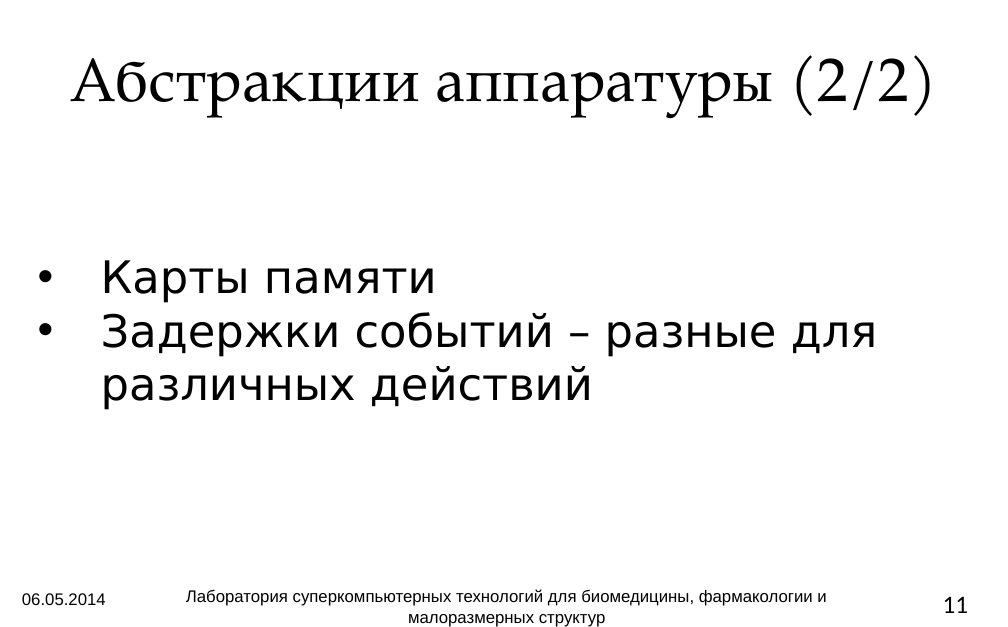
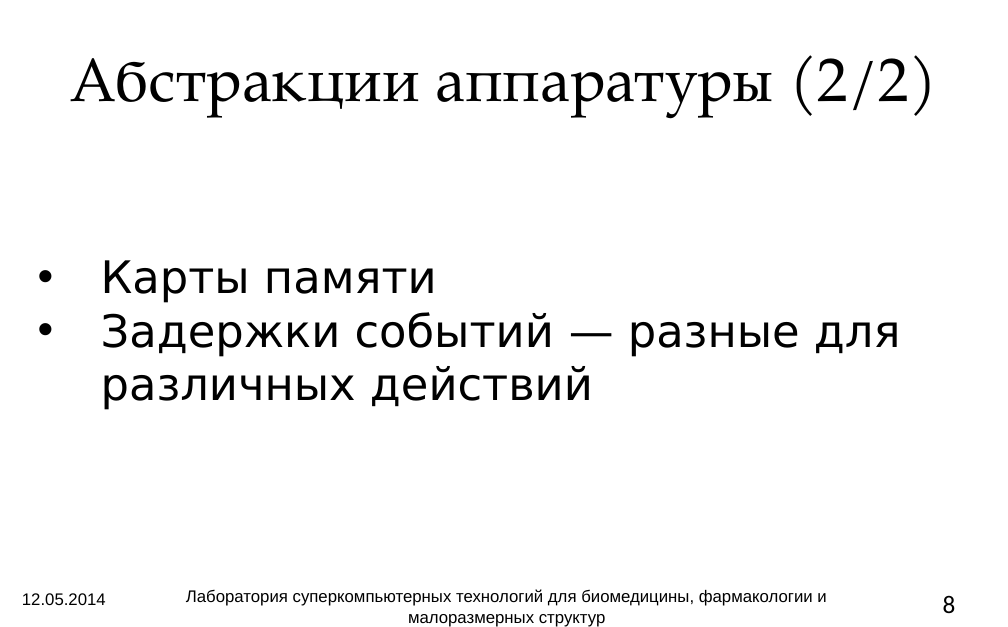
Before and after one commit to atakua/simlectures-archive, a slide deck: slide 8 of lecture12-languages/lecture12-languages.pptx (slide 11 before the commit). Drawn at 1008x627 pixels with LibreOffice and Linux fonts; fonts in the diff are those of the drawing; background and template pictures are left out. Boxes give left, top, right and bottom in pixels: in the first picture for what was removed or moved away, otherwise in the second. Text is boxed around its words. In the diff, an @@ line names an element or a change of style, - is before the commit and + after.

```diff
--- a/lecture12-languages/lecture12-languages.pptx
+++ b/lecture12-languages/lecture12-languages.pptx
@@ text at [101, 312, 901, 410]: text changed @@
-• Задержки событий – разные для различных действий
+• Задержки событий — разные для различных действий
@@ text at [22, 593, 106, 605]: text changed @@
-06.05.2014
+12.05.2014
@@ page number at [943, 595, 956, 613]: text changed @@
-11
+8
```
Also in this commit, not shown: 17 other slides changed, 3 slides added, 1 other file.
